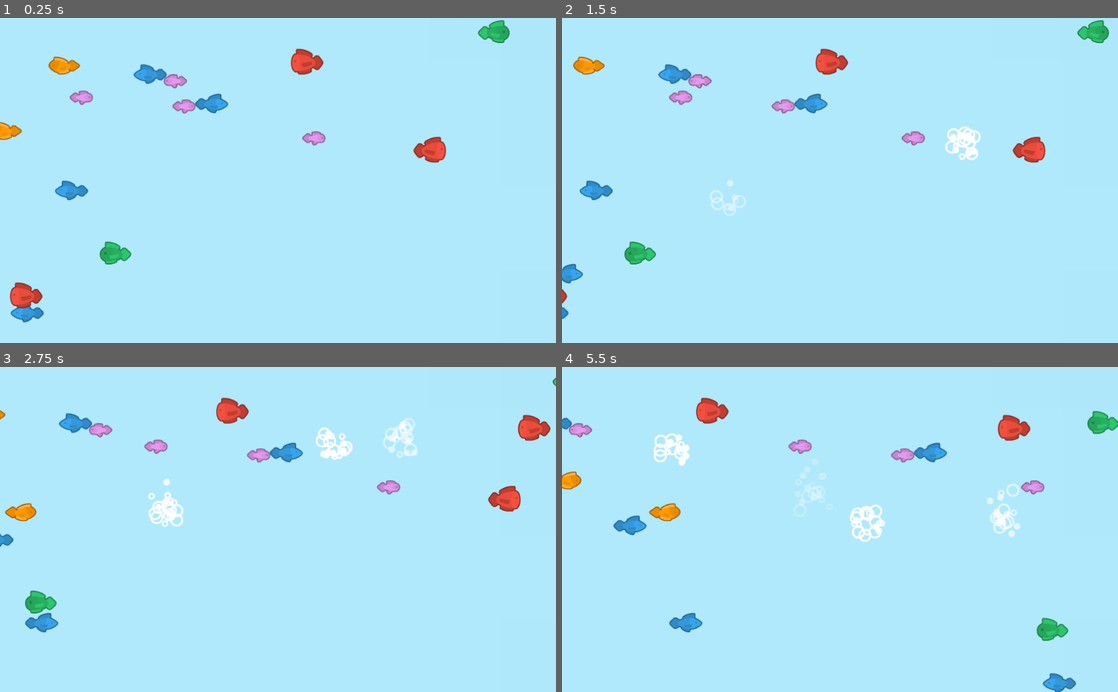
Above: before the commit, frames 1-4 (two rows, left to right).
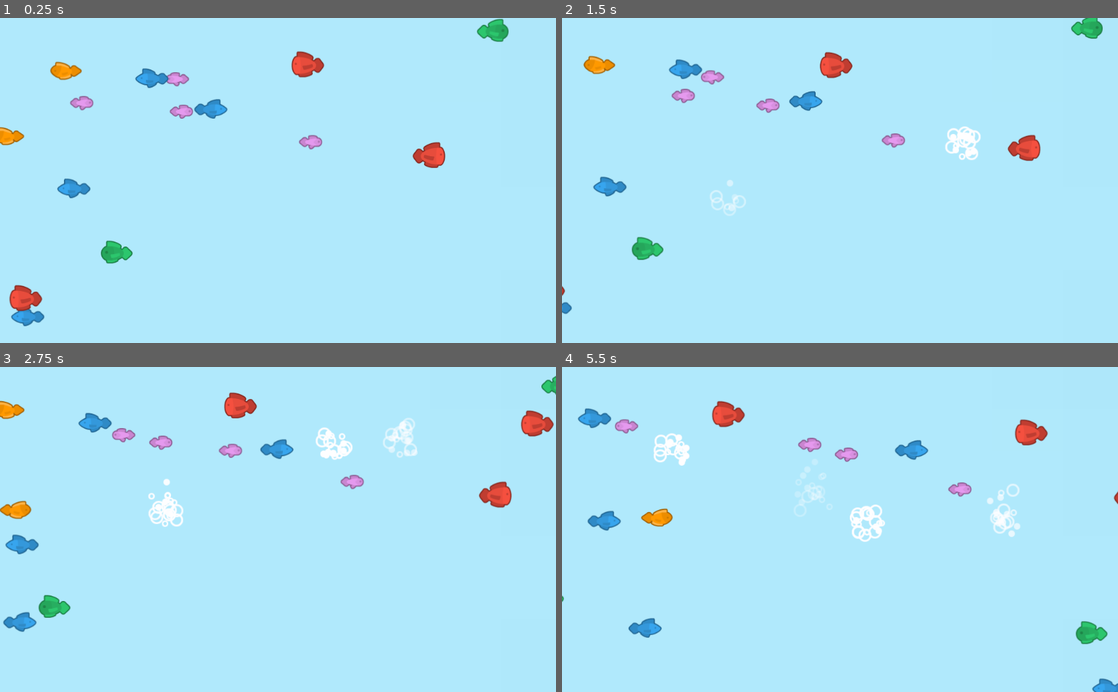
Above: after the commit, the same moments.

Repository: madeso/kenneyjam2019
Game: Godot game, scene res://World.tscn
Same seed, same stepped clock (60 frames per second), same inputs: the game is played once before the commit and once after it.
Inputs (mouse positions are in pixels of both pictures, inside the frame that each line leads up to):
- Up to frame 1 (0.25 s): no input
- Up to frame 2 (1.5 s): move the mouse to (962, 164) at 0.52 s; click (962, 164) at 0.67 s; move the mouse to (728, 196) at 1.27 s; click (728, 196) at 1.42 s
- Up to frame 3 (2.75 s): move the mouse to (333, 458) at 2.02 s; click (333, 458) at 2.17 s
- Up to frame 4 (5.5 s): move the mouse to (812, 594) at 2.77 s; click (812, 594) at 2.92 s; move the mouse to (1006, 578) at 3.52 s; click (1006, 578) at 3.67 s; move the mouse to (673, 480) at 4.27 s; click (673, 480) at 4.42 s; move the mouse to (867, 529) at 5.02 s; click (867, 529) at 5.17 s

The runs differ from the first frame. In frame 1, 3.0% of the frame differs, in the area x 0-92%, y 0-95%; in frame 2, 3.4%; in frame 3, 4.3%; in frame 4, 5.3%, in the area x 0-100%, y 9-100%.

Commit message:
fishes kinda like behaves like fishes now

Diff:
--- a/scripts/Gameplay.gd
+++ b/scripts/Gameplay.gd
@@ -34,7 +34,7 @@
 		f.movement = -1
 		if not start:
 			x = get_viewport().size.x + WIDTH
-	f.position = Vector2(x, rand_range(0, get_viewport().size.y-HEIGHT * 2) + HEIGHT)
+	f.pos = Vector2(x, rand_range(0, get_viewport().size.y-HEIGHT * 2) + HEIGHT)
 	f.gameplay = self
 	fishes.add_child(f)
 
--- a/scripts/fish.gd
+++ b/scripts/fish.gd
@@ -4,7 +4,7 @@
 # var a = 2
 # var b = "text"
 
-const SPEED = 55
+var speed = rand_range(30, 60)
 const RANGE = 25
 const RSQ = RANGE * RANGE
 
@@ -12,6 +12,11 @@
 
 var gameplay = null
 var movement = 1
+
+var pos = Vector2(0,0)
+const SWIM_DELTA = PI/2
+const SWIM_RANGE = 10
+var swim_timer = randf() * PI
 
 var fishes = [
 	preload("res://assets/sprites/fish01.png"),
@@ -37,10 +42,12 @@
 		was_visible = true
 	if not is_visible and was_visible:
 		# moved outside...
-		print('fished moved outside')
 		self.queue_free()
 
-	self.position += Vector2(delta * SPEED * movement, 0)
+	self.pos += Vector2(delta * speed * movement, 0)
+	self.swim_timer += delta * SWIM_DELTA
+	self.position = pos + Vector2(0, sin(swim_timer) * SWIM_RANGE)
+
 	if gameplay.check_pos:
 		var l = (self.position - gameplay.gun_position).length_squared()
 		if l < RSQ:
